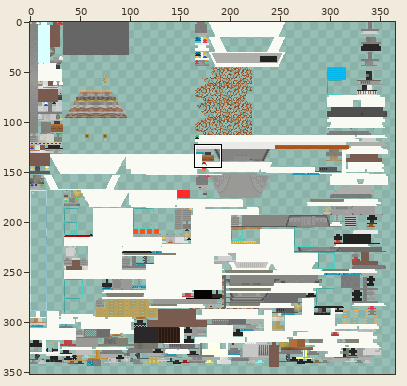
One commit to this sprite sheet: src/main/resources/assets/tadditions/textures/consoles/fourteenthconsole.png. Above, an overview of the earlier version with the close-up marked.
Close-up. First the earlier version:
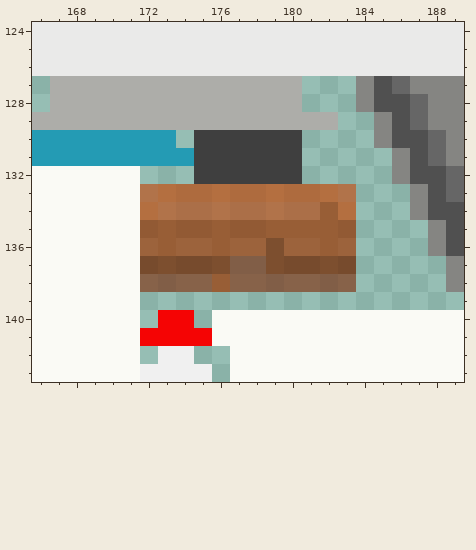
The file is 512x512 pixels. Colours within 5 levels of each other are drawn and written as one. Shown: x 166..189, y 124..143. The wide view leaves out empty margins. The commit also changed other parts of the picture, which this record leaves out.
New version:
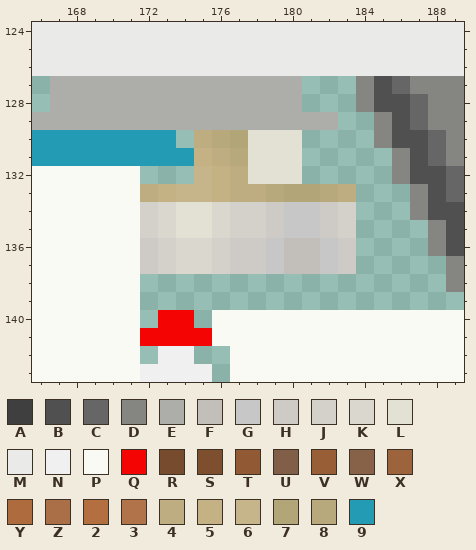
Palette (. is transparent): A #3f3f3f  B #505050  C #666666  D #858582  E #adada9  F #c2bfbb  G #c7c7c7  H #cecbc6  J #d4d1ca  K #dad7ce  L #e3e0d4  M #eaeae9  N #f0f0f0  P #fafaf5  Q #f50404  R #774b2d  S #7d4f2f  T #925a34  U #815e47  V #985e36  W #876249  X #9c633c  Y #ae6b3e  Z #ab6f48  2 #b46f40  3 #b1734a  4 #bead80  5 #c4b184  6 #c6b58b  7 #b2a578  8 #b8a97c  9 #249bb4
Changes in this commit:
@@ x 170..185 @@
 129 EEEEEEEEEEEEE..D
-130 9999.AAAAAA....D
-131 99999AAAAAA.....
-132 PP...AAAAAA.....
-133 PP32YY2YY2YY23..
-134 PP23ZZ3ZZ3ZZV2..
-135 PPTVTTVTTVVVVT..
-136 PPXVXXVXXSXXVX..
-137 PPRSRRSUUSRRSR..
-138 PPWUWWVWWUWWUW..
+130 9999.487LLL....D
+131 99999548LLL.....
+132 PP...654LLL.....
+133 PP456654487784..
+134 PPJKLLKJJHGGHJ..
+135 PPJKLLKJJHGGHJ..
+136 PPHJKKJHHGFFGH..
+137 PPHJKKJHHGFFGH..
+138 PP..............
 139 PP..............
Where, in picture pixels (left, top, right, bottom), the same in both close-ups:
changed: (140, 130, 356, 292)
